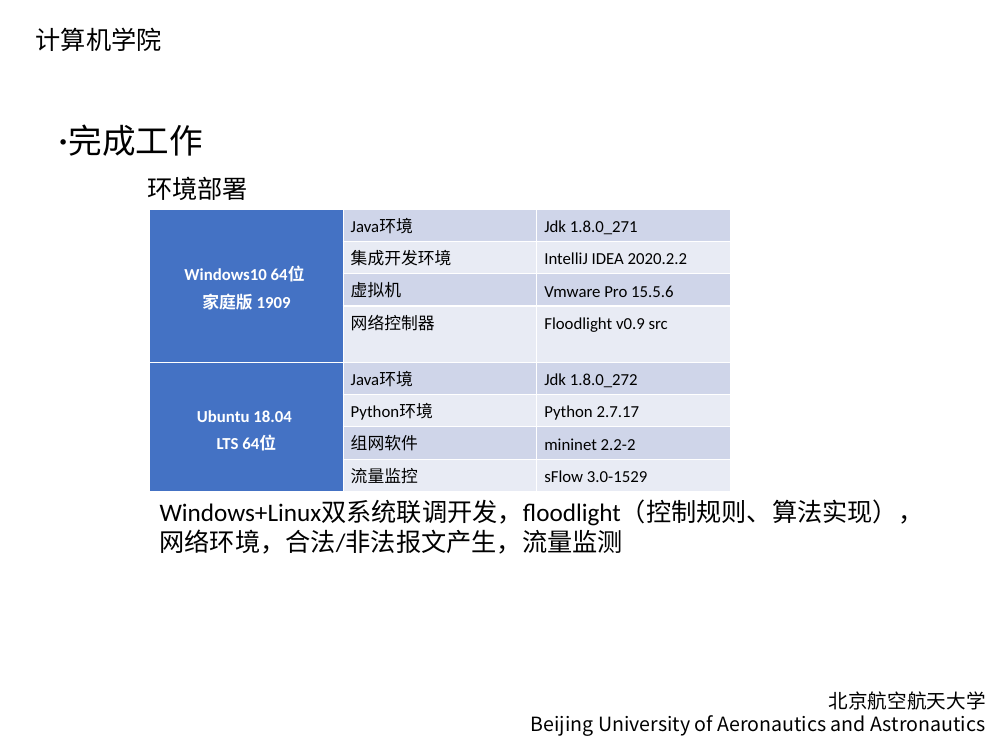
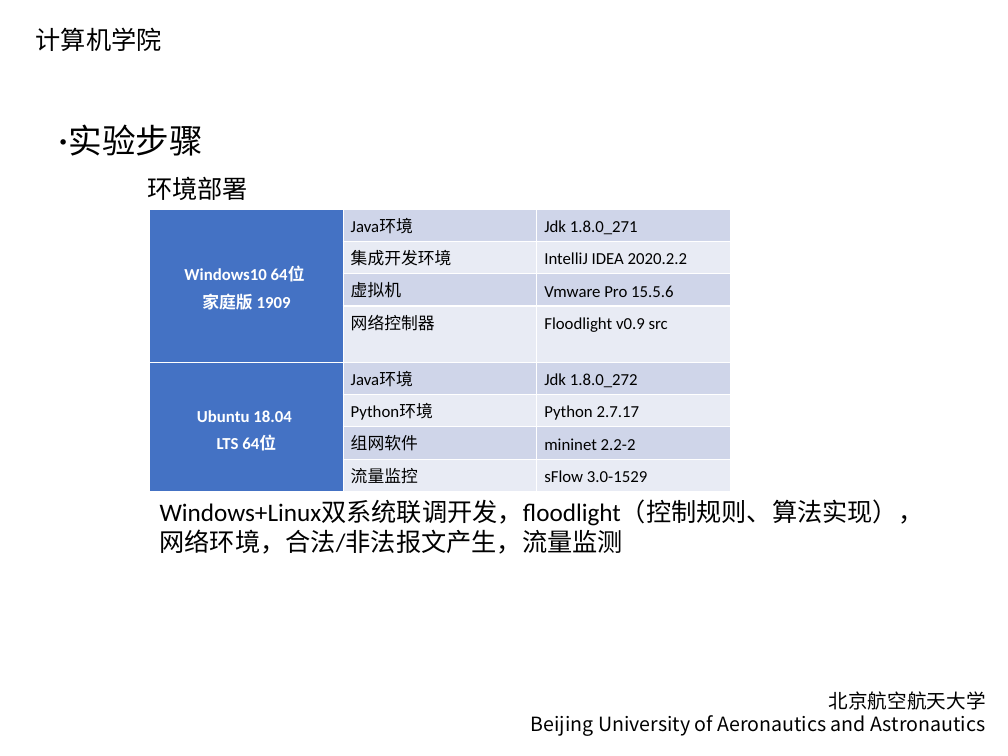
Before and after one commit to DO-MINATOR/buaa, a slide deck: slide 4 of 高等计网/大作业/《基于SDN的DDoS攻击防御实现》中期.pptx. Drawn at 1008x756 pixels with LibreOffice and Linux fonts; fonts in the diff are those of the drawing. Boxes give left, top, right and bottom in pixels: in the first picture for what was removed or moved away, otherwise in the second. Text is boxed around its words. In the diff, an @@ line names an element or a change of style, - is before the commit and + after.

```diff
--- a/高等计网/大作业/《基于SDN的DDoS攻击防御实现》中期.pptx
+++ b/高等计网/大作业/《基于SDN的DDoS攻击防御实现》中期.pptx
@@ text at box(58, 126, 204, 156): text changed @@
-·完成工作
+·实验步骤
```
Also in this commit, not shown: 4 other slides changed, 3 slides added, 1 slide removed, 11 other files.
